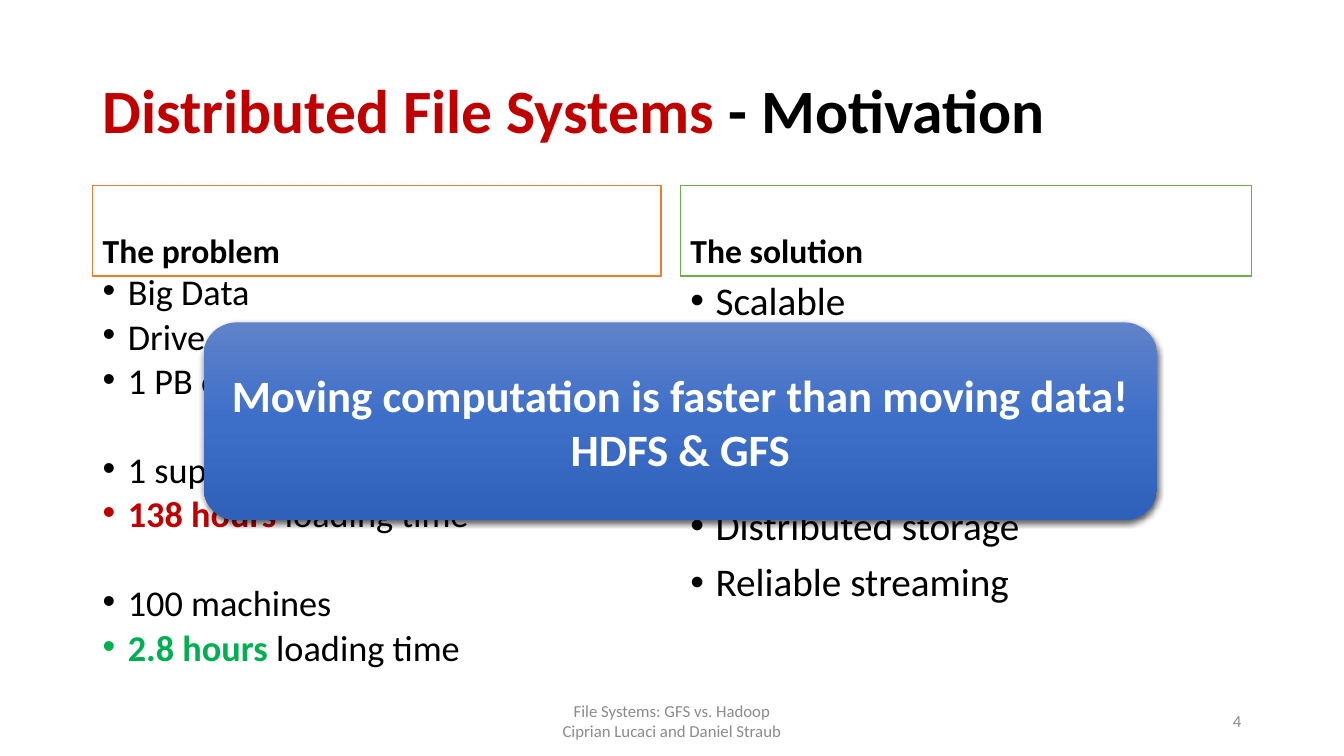
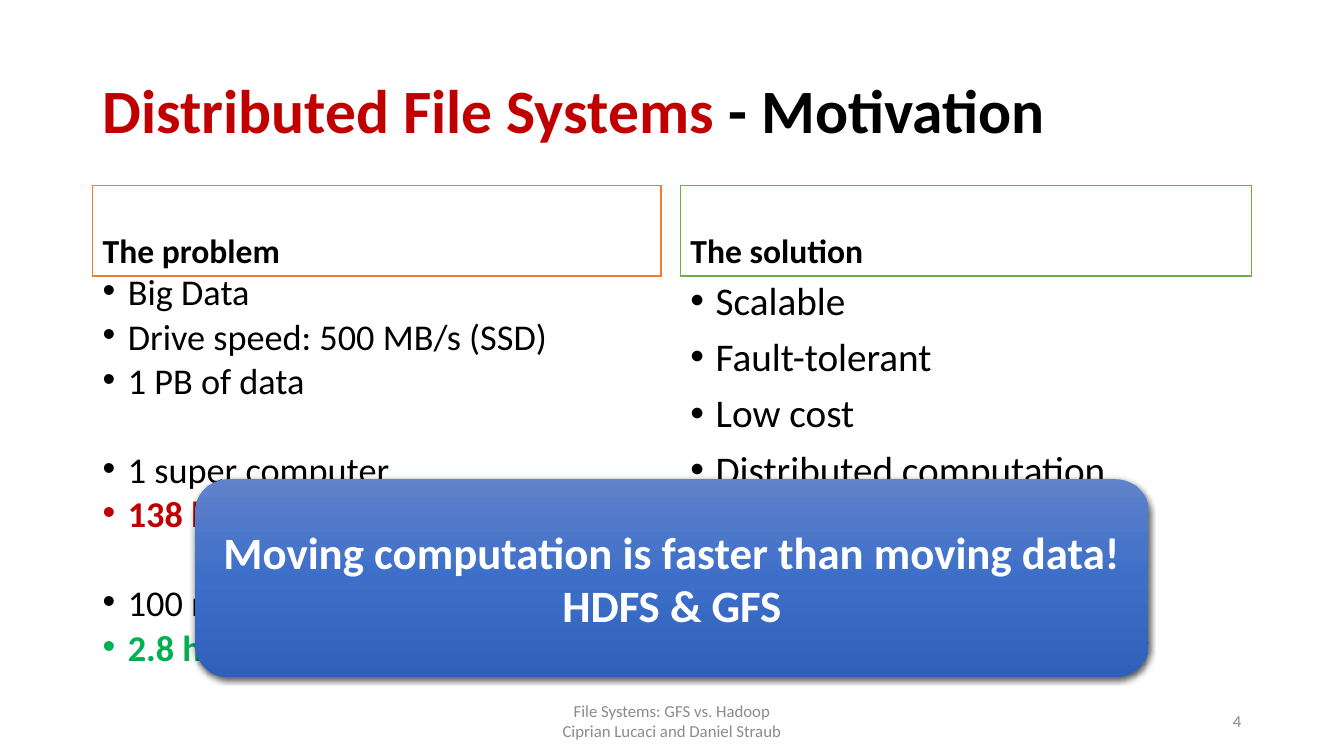
Before and after one commit to cipri7329/ss15-seminar, a slide deck: slide 4 of Presentation/DistributedFileSystems_Cipri.pptx. Drawn at 1344x756 pixels with LibreOffice and Linux fonts; fonts in the diff are those of the drawing; background and template pictures are left out. Boxes give left, top, right and bottom in pixels: in the first picture for what was removed or moved away, otherwise in the second. Text is boxed around its words. In the diff, an @@ line names an element or a change of style, - is before the commit and + after.

```diff
--- a/Presentation/DistributedFileSystems_Cipri.pptx
+++ b/Presentation/DistributedFileSystems_Cipri.pptx
@@ rounded rectangle "Moving computation is faster than ...": place and size @@
-rounded rectangle "Moving computation is faster than ..." at box(204, 323, 1157, 520)
+rounded rectangle "Moving computation is faster than ..." at box(196, 479, 1149, 677)
```
Also in this commit, not shown: 6 other slides changed, 2 slides added, 9 other files.
